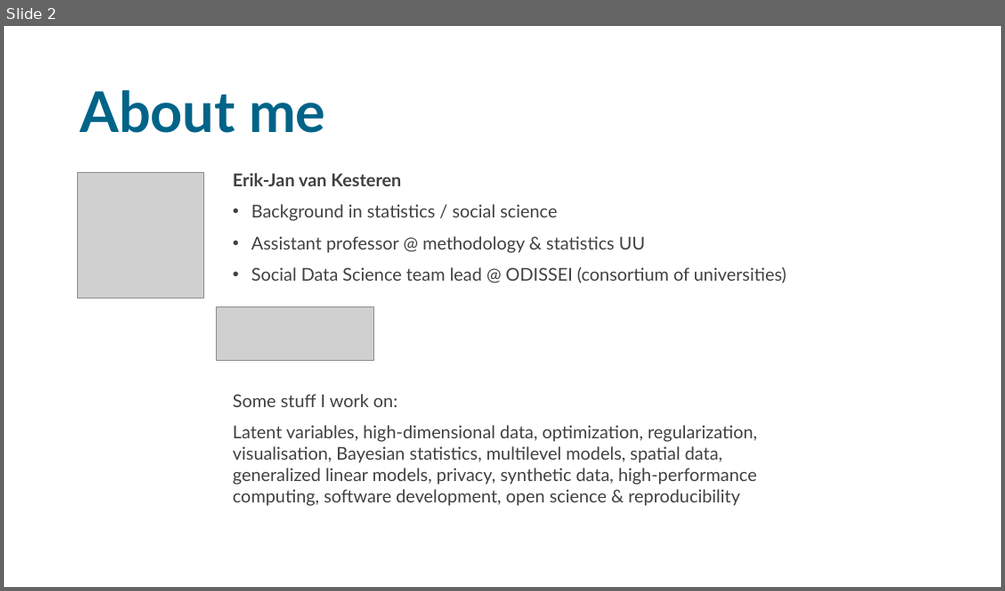
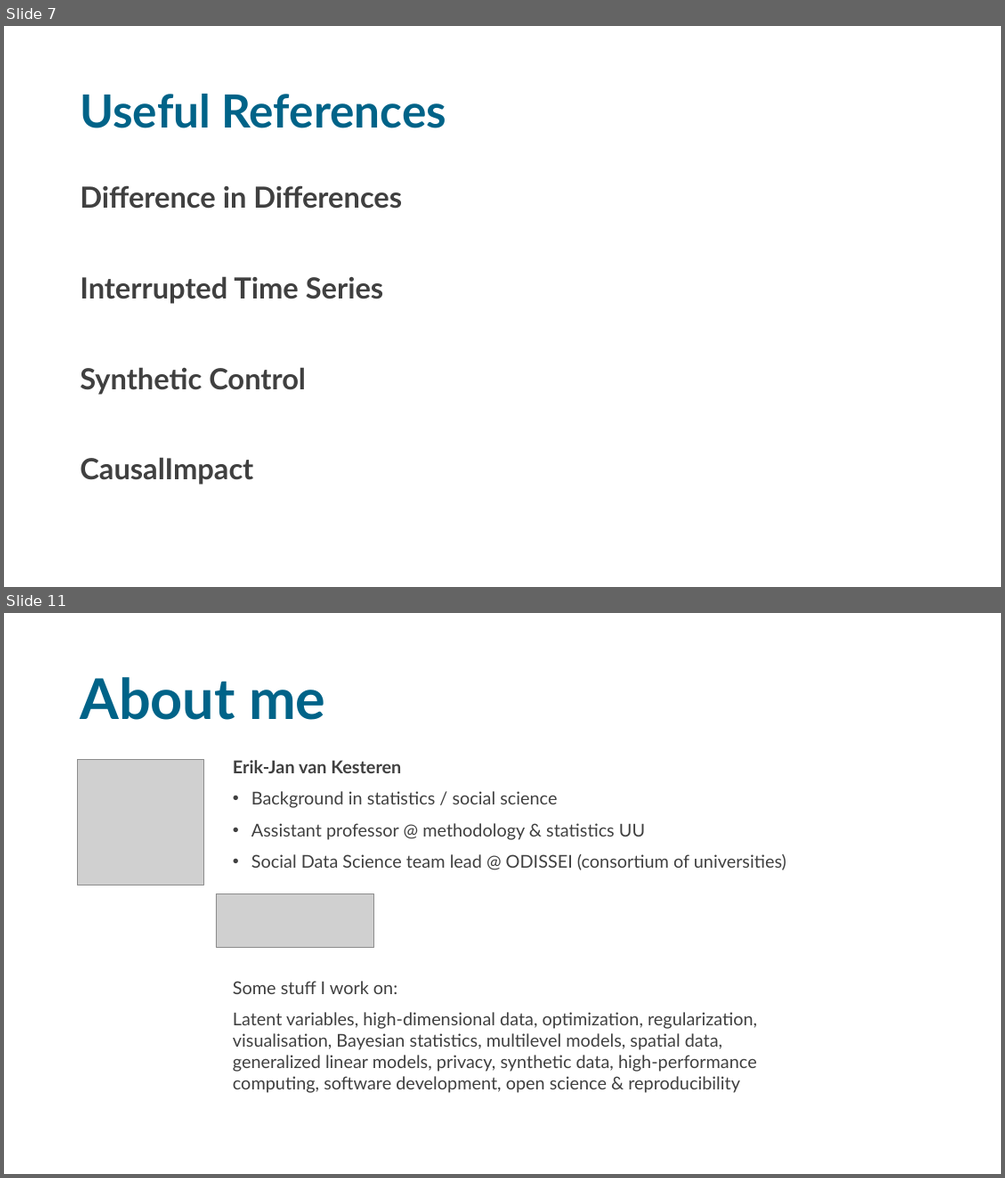
Before and after one commit to sodascience/workshop_causal_impact_assessment, a slide deck: lectures/05_discussion/discussion.pptx. Shown one above the other, each under a label of ours: slide 2 before the commit, slides 7 and 11 after it; the slides between them are not shown. The pictures are 1005x591 and 1005x1178 pixels, drawn with LibreOffice and Linux fonts; fonts in the diff are those of the drawing; grey boxes stand for pictures. Boxes give left, top, right and bottom in pixels: in the first picture for what was removed or moved away, otherwise in the second. Text is boxed around its words. In the diff, an @@ line names an element or a change of style, - is before the commit and + after.

```diff
--- a/lectures/05_discussion/discussion.pptx
+++ b/lectures/05_discussion/discussion.pptx
@@ slide 7 added at bbox=[4, 26, 1001, 587], background #FFFFFF @@
@@ title added at bbox=[80, 94, 447, 128], 44 pt, text #006388, bold @@
+Useful References
@@ text added at bbox=[80, 185, 402, 484], 28 pt, text #404040, bold @@
+Difference in Differences
+Interrupted Time Series
+Synthetic Control
+CausalImpact
@@ what was slide 2 is now slide 11 @@
```
Also in this commit, not shown: 9 other slides added, 2 slides removed, 8 other files.
